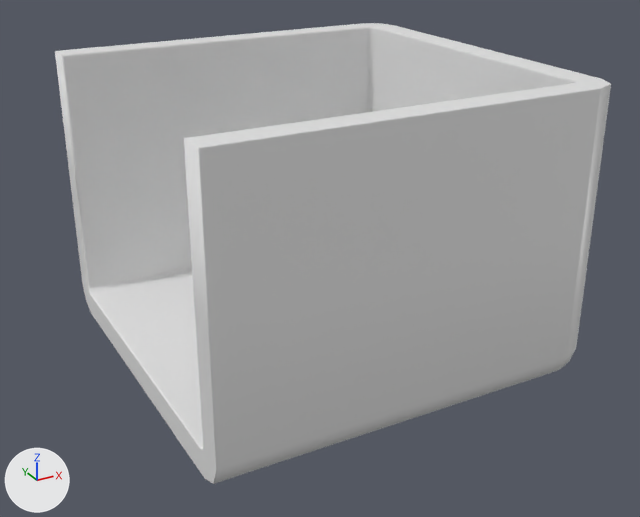
What one commit did to the FBX model Assets/Updated Trays/Walls no right.fbx.
Camera for both pictures: a 50 mm lens placed at (-3.09, -5.69, 3.54), pointed at (-0.07, -0.18, 0.79). Every picture has the same lights, and +X, +Y and +Z are marked at lower left. The first picture is the older version. Where no turn or scale is listed for an object, it has been applied to the vertices.

Before the edit, the objects in view are built like this:
```python
me_cube_008 = bpy.data.meshes.new('Cube.008')
me_cube_008.from_pydata(...)  # 192 vertices, 190 faces; spans x -1.52..1.52, y -1.52..1.52, z 0.0..2.23
me_cube_008.materials.append(mat_material_011)  # white #e7e7e7
ob_tree_wall_1_004 = bpy.data.objects.new('Tree_Wall_1.004', me_cube_008)
ob_tree_wall_1_004.location = (0.0, 0.0, 0.0)
```
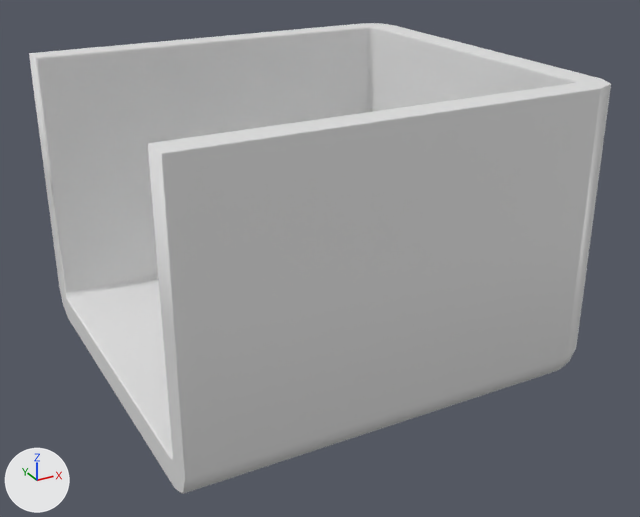
Boxes (x1, y1, x2, y2) around the edits, measured in the pictures (640 x 517 px; the box of a moved part takes in the faces that stretch with it):
```json
{"object": "Tree_Wall_1.004", "change": "reshaped", "before": [55, 23, 611, 484], "after": [29, 23, 611, 494]}
{"part": 1, "of": "me_cube_008", "change": "moved or reshaped", "before": [55, 51, 218, 484], "after": [29, 51, 218, 494]}
```

The change, as JSON lines over the scene's bpy script:
```json
{"block": "me_cube_008", "where": "# used by ob_tree_wall_1_004; location = (0.0, 0.0, 0.0)"}
{"op": "remove", "block": "me_cube_008", "code": "me_cube_008.from_pydata(...)  # 192 vertices, 190 faces; spans x -1.52..1.52, y -1.52..1.52, z 0.0..2.23"}
{"op": "add", "block": "me_cube_008", "code": "me_cube_008.from_pydata(...)  # 192 vertices, 190 faces; spans x -1.72..1.52, y -1.52..1.52, z 0.0..2.23"}
{"block": "me_cube_008", "change": "me_cube_008 part 1: all 88 vertices in x -1.52..-1.48, y -1.52..1.52, z 0.0..2.23 are moved by (-0.2, 0.0, 0.0)"}
```
